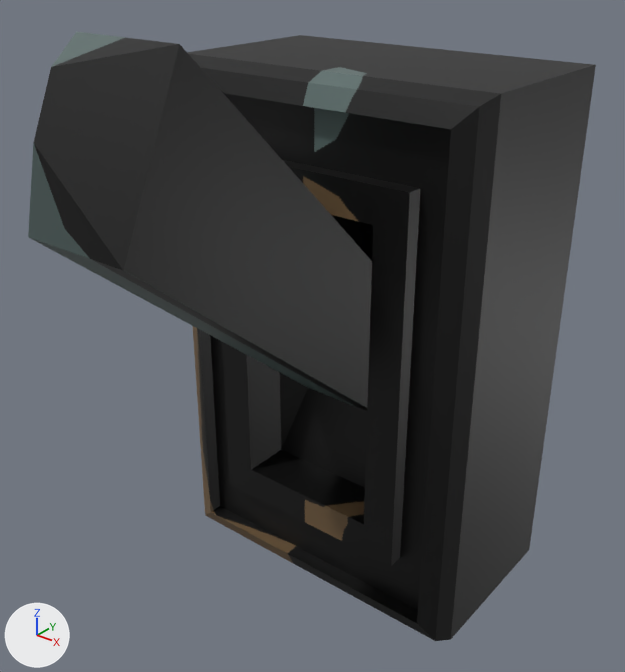
Two versions of the Blender file Assets/Imports/Lever.blend, one commit apart.
The view is the same before and after, from a 50 mm lens placed at (0.563, -0.928, 0.494), pointed at (0.028, -0.259, 0.079). The axes (+X, +Y, +Z) are drawn at lower left. The lights are the same throughout. The older version comes first.
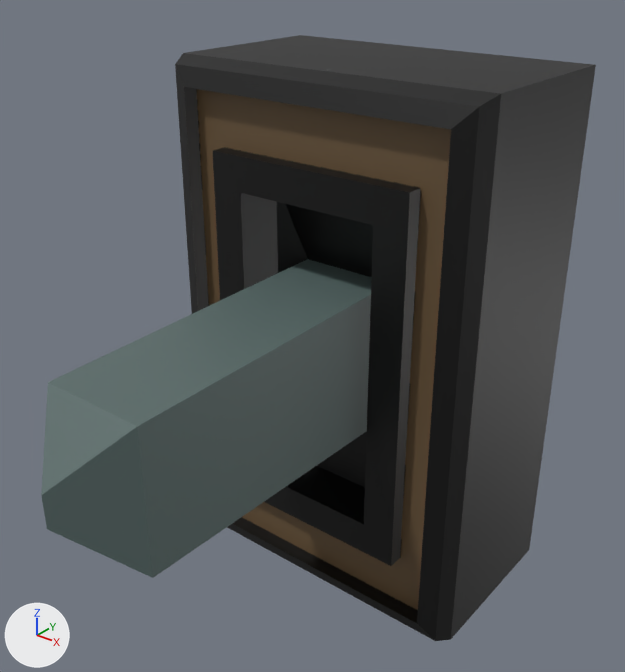
Where the newer file only moved an object's origin or applied its transform, the numbers keep the older frame.

Patch to the scene script:
```diff
--- a/Assets/Imports/Lever.blend.py
+++ b/Assets/Imports/Lever.blend.py
@@ me_cube @@
 # used by ob_cube; location = (0.0, 0.0, 0.0); scale = (0.9, 0.9, 0.9)
-me_cube.from_pydata(...)  # 138 vertices, 136 faces; spans x -0.225..0.225, y -0.617..0.004, z -0.329..0.453
+me_cube.from_pydata(...)  # 126 vertices, 123 faces; spans x -0.225..0.225, y -0.266..0.004, z -0.329..0.391
+# me_cube part 1
+# 12 vertices are removed from x -0.068..0.068, y -0.617..-0.511, z 0.276..0.453
+# 14 faces are deleted
+# 1 new face joins them
+# me_cube part 2: 122 kept faces spanning x -0.225..0.225, y -0.266..0.004, z -0.329..0.391 get new texture (UV) coordinates
 me_cube.materials.append(mat_material)
@@ me_cube_001 @@
+me_cube_001.from_pydata(...)  # 11 vertices, 8 faces; spans x -0.068..0.068, y -0.663..-0.174, z -0.069..0.131
+me_cube_001.materials.append(mat_material)  # picture img_t_lever
@@ ob_cube_001 @@
+ob_cube_001 = bpy.data.objects.new('Cube.001', me_cube_001)
+ob_cube_001.location = (0.0, 0.0, 0.0)
+ob_cube_001.scale = (0.9, 0.9, 0.9)
```

Changed parts and their boxes (x1, y1, x2, y2) in the pictures (625 x 672 px):
'Cube', reshaped (26% narrower): before (28, 32, 596, 641); after (175, 35, 596, 641)
'Cube.001', added: after (41, 259, 372, 578)
part 1 of me_cube, cut back: before (28, 32, 372, 411)
part 2 of me_cube, surface changed: before (187, 52, 454, 612); after (175, 52, 454, 612)
